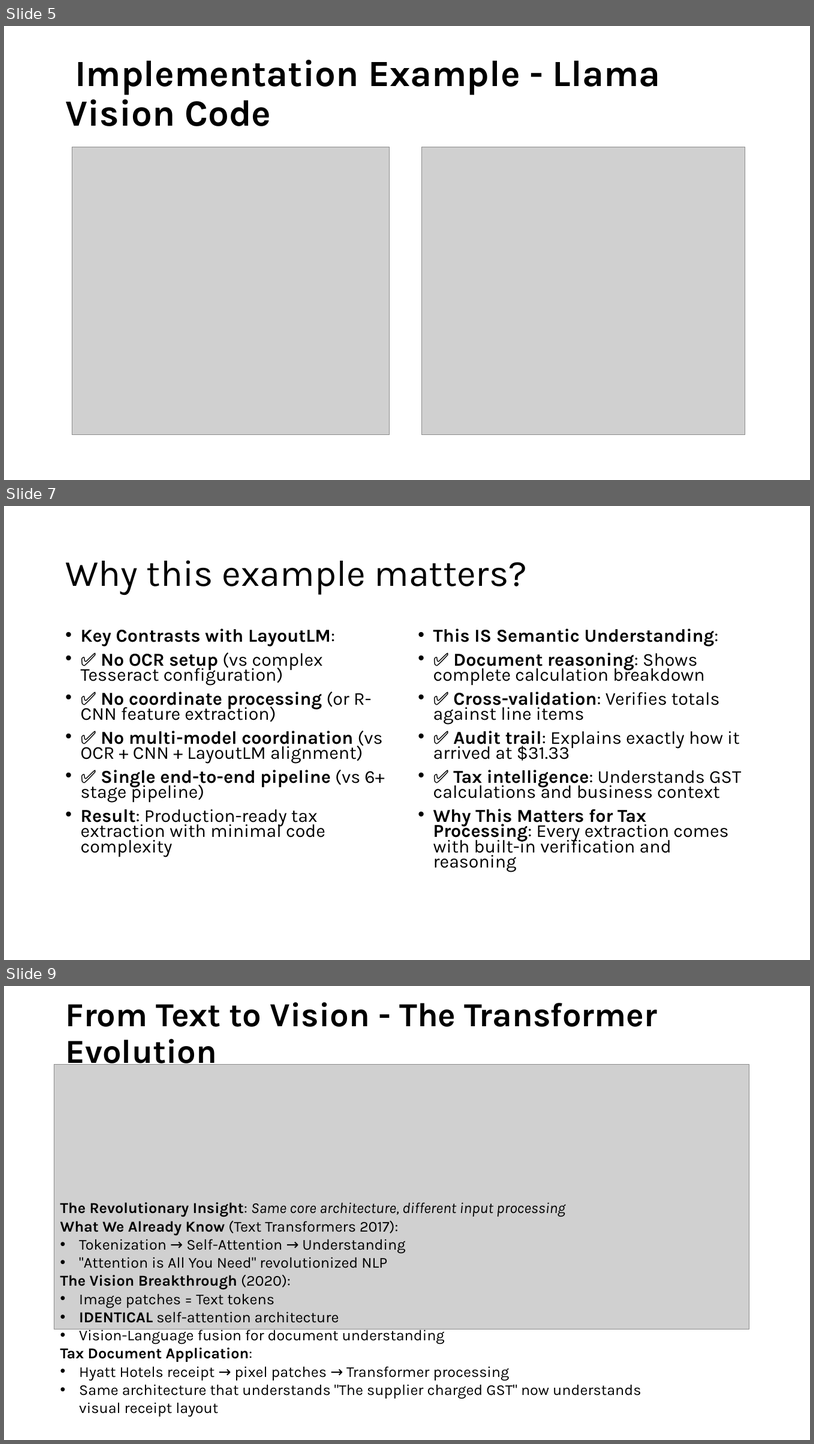
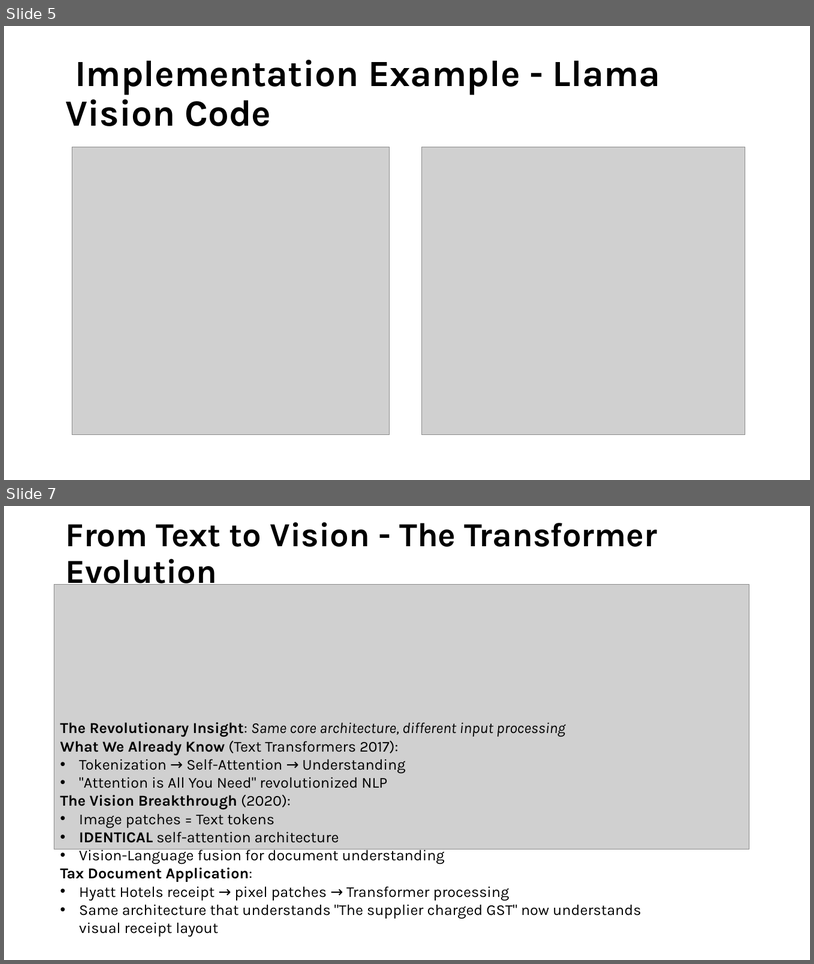
Before and after one commit to tmnestor/unified_vision_processor_minimal, a slide deck: presentation_materials/vision_transformers.pptx. Shown one above the other, each under a label of ours: slides 5, 7 and 9 before the commit, slides 5 and 7 after it; the slides between them are not shown. The pictures are 814x1444 and 814x964 pixels, drawn with LibreOffice and Linux fonts; fonts in the diff are those of the drawing; grey boxes stand for pictures. Boxes give left, top, right and bottom in pixels: in the first picture for what was removed or moved away, otherwise in the second. Text is boxed around its words. In the diff, an @@ line names an element or a change of style, - is before the commit and + after.

```diff
--- a/presentation_materials/vision_transformers.pptx
+++ b/presentation_materials/vision_transformers.pptx
@@ slide 7 removed at box(4, 506, 810, 960), background #FFFFFF @@
@@ title removed at box(65, 560, 527, 595) @@
-Why this example matters?
@@ text removed at box(81, 628, 384, 857) @@
-• Key Contrasts with LayoutLM:
-• ✅ No OCR setup (vs complex Tesseract configuration)
-• ✅ No coordinate processing (or R-CNN feature extraction)
-• ✅ No multi-model coordination (vs OCR + CNN + LayoutLM alignment)
-• ✅ Single end-to-end pipeline (vs 6+ stage pipeline)
-• Result: Production-ready tax extraction with minimal code complexity
@@ text removed at box(434, 628, 741, 872) @@
-• This IS Semantic Understanding:
-• ✅ Document reasoning: Shows complete calculation breakdown
-• ✅ Cross-validation: Verifies totals against line items
-• ✅ Audit trail: Explains exactly how it arrived at $31.33
-• ✅ Tax intelligence: Understands GST calculations and business context
-• Why This Matters for Tax Processing: Every extraction comes with built-in verification and reasoning
@@ what was slide 9 is now slide 7 @@
```
Also in this commit, not shown: 7 slides changed, 3 slides added, 5 other slides removed.
